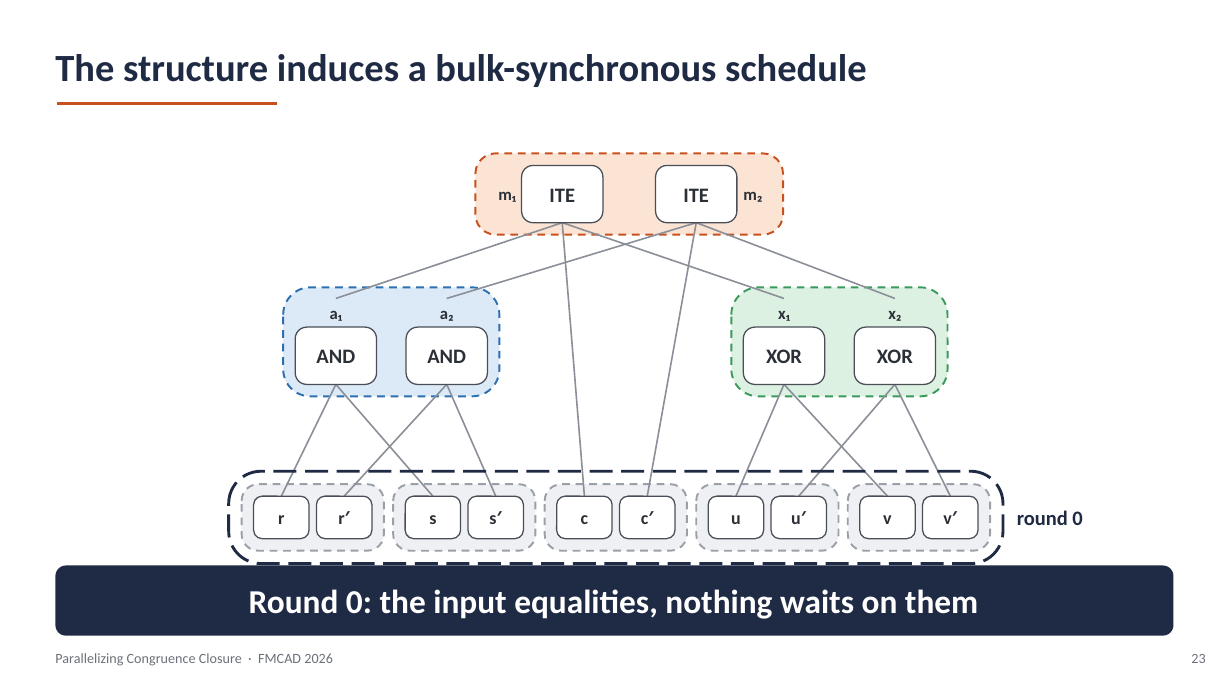
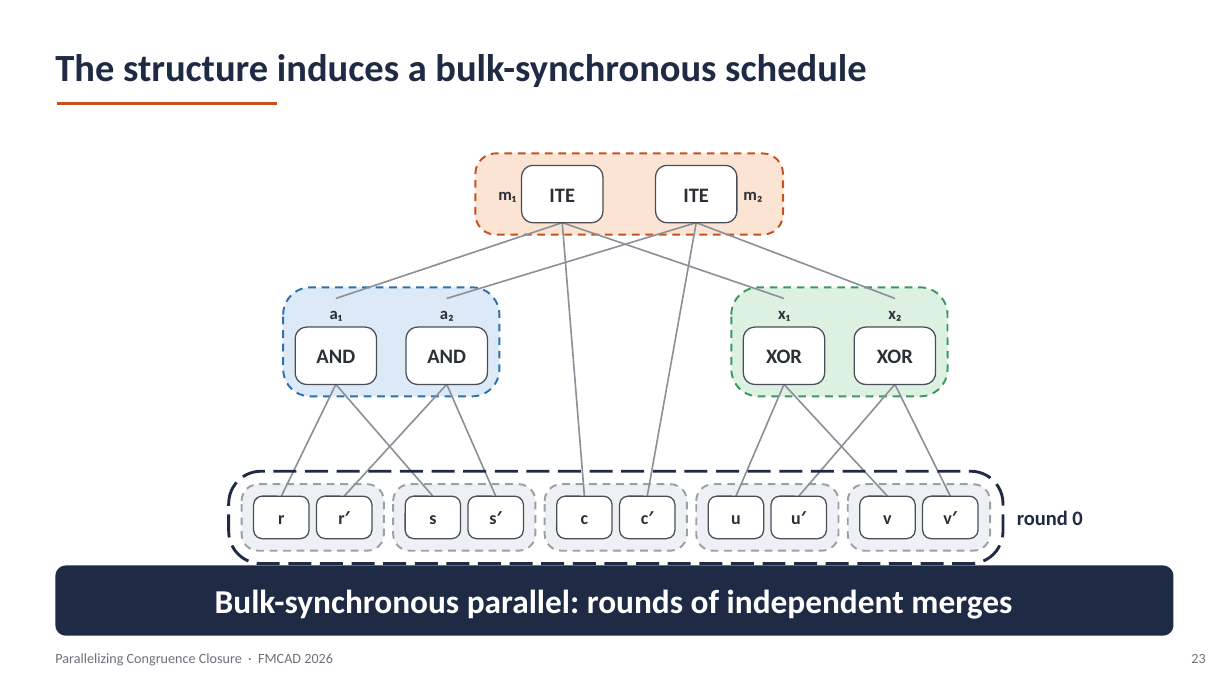
Before and after one commit to amarshah1/parallelcc-paper, a slide deck: slide 23 of slides/parallelcc-part1.pptx. Drawn at 1232x693 pixels with LibreOffice and Linux fonts; fonts in the diff are those of the drawing. Boxes give left, top, right and bottom in pixels: in the first picture for what was removed or moved away, otherwise in the second. Text is boxed around its words. In the diff, an @@ line names an element or a change of style, - is before the commit and + after.

```diff
--- a/slides/parallelcc-part1.pptx
+++ b/slides/parallelcc-part1.pptx
@@ text in rounded rectangle at (x1=215, y1=589, x2=1012, y2=619): text changed @@
-Round 0: the input equalities, nothing waits on them
+Bulk-synchronous parallel: rounds of independent merges
```
Also in this commit, not shown: 11 other slides changed, 1 slide removed, 1 other file.
